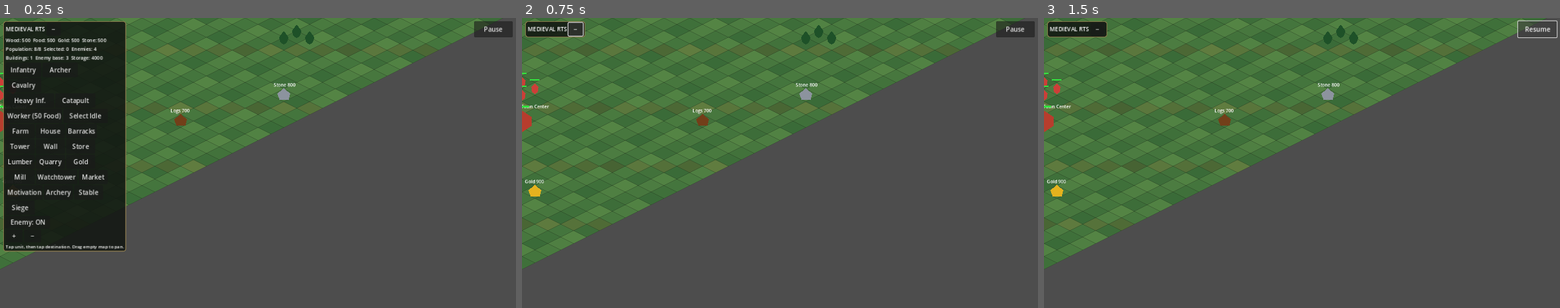
Above: before the commit, frames 1-3 (left to right).
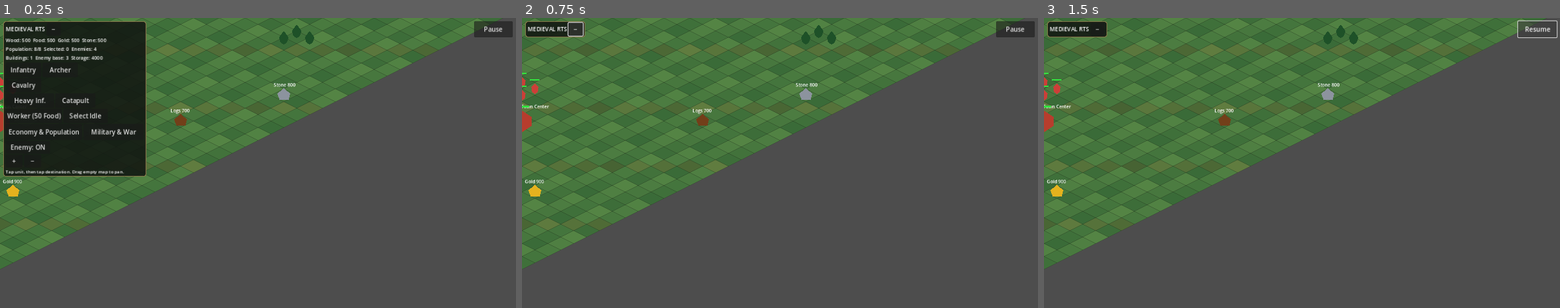
Above: after the commit, the same moments.

Repository: noub1234567-cmd/Medieval-RTS-Test
Game: Godot game, scene res://scenes/main.tscn
Same seed, same stepped clock (60 frames per second), same inputs: the game is played once before the commit and once after it.
Inputs:
- Up to frame 1 (0.25 s): no input
- Up to frame 2 (0.75 s): click "−" at 0.5 s
- Up to frame 3 (1.5 s): click "Pause" at 1.25 s

The runs differ from the first frame. In frame 1, 9.2% of the frame differs, in the area x 0-29%, y 1-81%; in frame 2, nothing differs; in frame 3, nothing differs.

Commit message:
Add safer categorized building menu

Diff:
--- a/scripts/game.gd
+++ b/scripts/game.gd
@@ -805,20 +805,23 @@
 	select_idle_button.custom_minimum_size=Vector2(110,36)
 	select_idle_button.pressed.connect(select_idle_workers)
 	worker_row.add_child(select_idle_button)
-	var building_rows:Array[HBoxContainer]=[]
-	for row_index in range(6):
-		var building_row:=HBoxContainer.new()
-		building_row.add_theme_constant_override("separation",3)
-		v.add_child(building_row)
-		building_rows.append(building_row)
-	var building_names=["Farm","House","Barracks","Tower","Wall","Store","Lumber","Quarry","Gold","Mill","Watchtower","Market","Motivation","Archery","Stable","Siege"]
-	for i in range(building_names.size()):
-		var building_name=building_names[i]
-		var b:=Button.new()
-		b.text=building_name
-		b.custom_minimum_size=Vector2(72,36)
-		b.pressed.connect(func(): begin_placement("Guard Tower" if building_name=="Tower" else "Warehouse" if building_name=="Store" else "Lumber Mill" if building_name=="Lumber" else "Gold Mine" if building_name=="Gold" else "Mill" if building_name=="Mill" else "Motivation Center" if building_name=="Motivation" else "Archery Range" if building_name=="Archery" else "Siege Workshop" if building_name=="Siege" else building_name))
-		building_rows[i/3].add_child(b)
+	var building_category_row:=HBoxContainer.new()
+	building_category_row.add_theme_constant_override("separation",3)
+	v.add_child(building_category_row)
+	var economy_button:=Button.new()
+	economy_button.text="Economy & Population"
+	economy_button.custom_minimum_size=Vector2(190,40)
+	economy_button.pressed.connect(show_building_category.bind("economy"))
+	building_category_row.add_child(economy_button)
+	var military_button:=Button.new()
+	military_button.text="Military & War"
+	military_button.custom_minimum_size=Vector2(150,40)
+	military_button.pressed.connect(show_building_category.bind("military"))
+	building_category_row.add_child(military_button)
+	building_category_panel=VBoxContainer.new()
+	building_category_panel.visible=false
+	building_category_panel.add_theme_constant_override("separation",3)
+	v.add_child(building_category_panel)
 	var enemy_row:=HBoxContainer.new()
 	v.add_child(enemy_row)
 
@@ -884,9 +887,53 @@
 	help_label.add_theme_font_size_override("font_size",11)
 	v.add_child(help_label)
 
+
+var building_category_panel:VBoxContainer
+var current_building_category: String = ""
+
+func show_building_category(category:String)->void:
+	if not is_instance_valid(building_category_panel):return
+	current_building_category=category
+	for child in building_category_panel.get_children():child.queue_free()
+	building_category_panel.visible=true
+	var title:=Label.new()
+	title.text="Economy & Population" if category=="economy" else "Military & War"
+	building_category_panel.add_child(title)
+	var names:Array[String]=[]
+	if category=="economy":
+		names=["Farm","House","Wall","Store","Lumber","Quarry","Gold","Mill","Market","Motivation"]
+	else:
+		names=["Barracks","Tower","Watchtower","Archery","Stable","Siege"]
+	for i in range(0,names.size(),2):
+		var row:=HBoxContainer.new()
+		row.add_theme_constant_override("separation",3)
+		building_category_panel.add_child(row)
+		for j in range(i,min(i+2,names.size())):
+			var display_name=names[j]
+			var button:=Button.new()
+			button.text=display_name
+			button.custom_minimum_size=Vector2(112,36)
+			button.size_flags_horizontal=Control.SIZE_EXPAND_FILL
+			button.pressed.connect(begin_placement.bind(resolve_building_name(display_name)))
+			row.add_child(button)
+	var back:=Button.new()
+	back.text="Back"
+	back.pressed.connect(close_building_category)
+	building_category_panel.add_child(back)
+
+func resolve_building_name(display_name:String)->String:
+	return {"Tower":"Guard Tower","Store":"Warehouse","Lumber":"Lumber Mill","Gold":"Gold Mine","Motivation":"Motivation Center","Archery":"Archery Range","Siege":"Siege Workshop"}.get(display_name,display_name)
+
+func close_building_category()->void:
+	current_building_category=""
+	if is_instance_valid(building_category_panel):
+		building_category_panel.visible=false
+		for child in building_category_panel.get_children():child.queue_free()
+
 func toggle_hud()->void:
 	hud_collapsed=not hud_collapsed
 	status_label.visible=not hud_collapsed
+	if is_instance_valid(building_category_panel):building_category_panel.visible=not hud_collapsed and current_building_category!=""
 	for child in hud.get_child(0).get_child(0).get_children():
 		if child is HBoxContainer and child!=hud.get_child(0).get_child(0).get_child(0):
 			child.visible=not hud_collapsed
